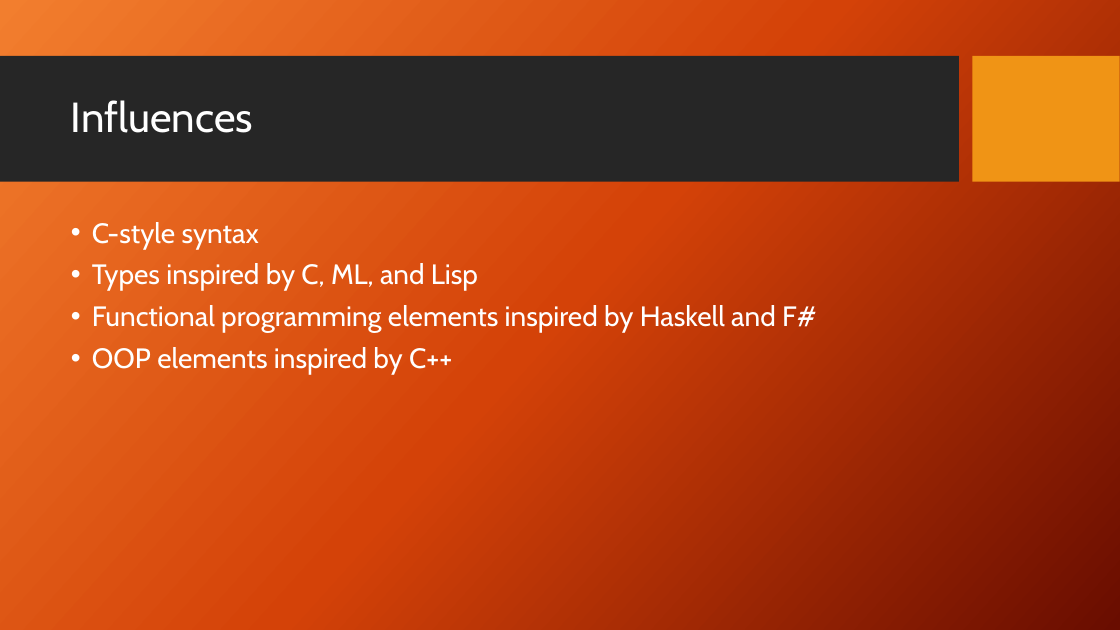
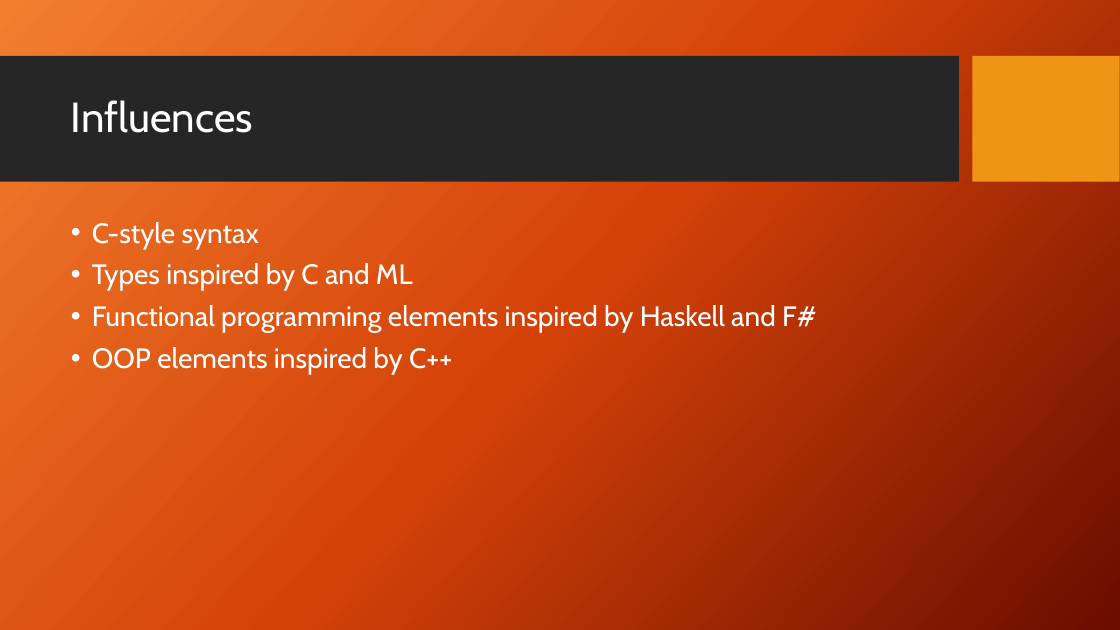
Before and after one commit to DaniloHP/csc372project1, a slide deck: slide 5 of Rust.pptx. Drawn at 1120x630 pixels with LibreOffice and Linux fonts; fonts in the diff are those of the drawing; background and template pictures are left out. Boxes give left, top, right and bottom in pixels: in the first picture for what was removed or moved away, otherwise in the second. Text is boxed around its words. In the diff, an @@ line names an element or a change of style, - is before the commit and + after.

```diff
--- a/Rust.pptx
+++ b/Rust.pptx
@@ text at (92, 263, 413, 291): text changed @@
-• Types inspired by C, ML, and Lisp
+• Types inspired by C and ML
```
Also in this commit, not shown: 1 other slide changed.
